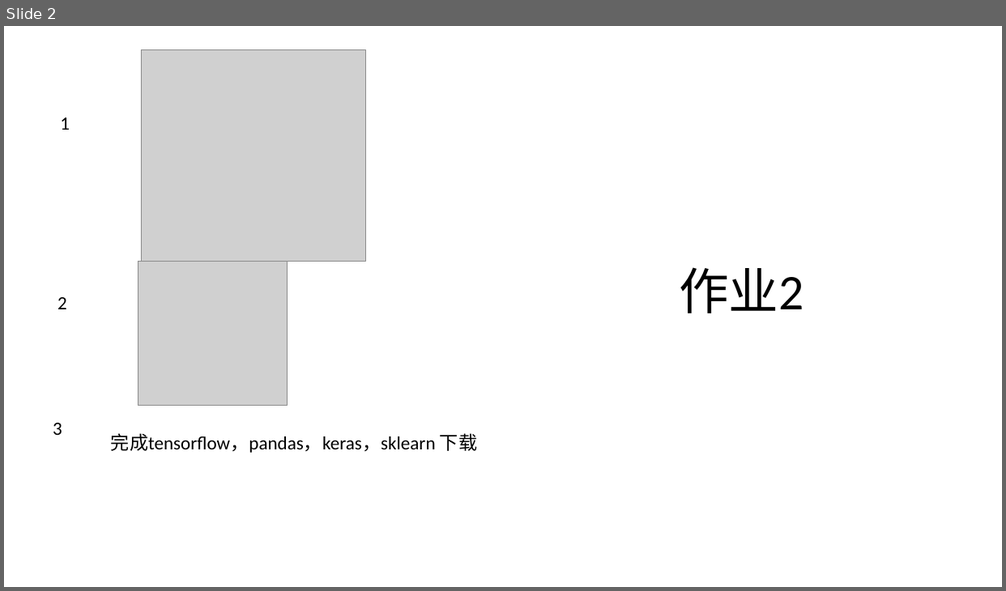
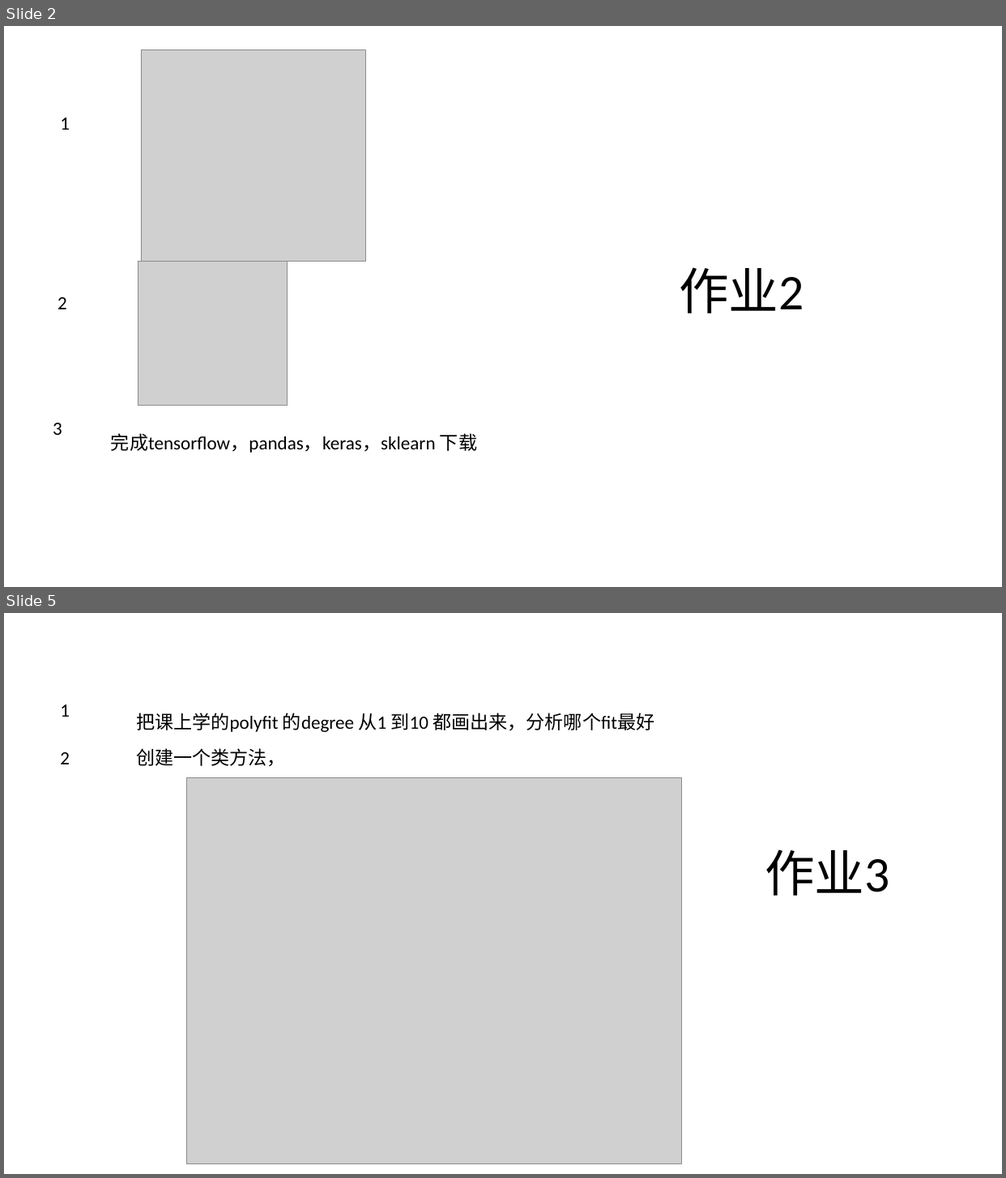
Before and after one commit to erdeq-upenn/stock, a slide deck: wk3/WK3.pptx. Shown one above the other, each under a label of ours: slide 2 before the commit, slides 2 and 5 after it; the slides between them are not shown. The pictures are 1006x591 and 1006x1178 pixels, drawn with LibreOffice and Linux fonts; fonts in the diff are those of the drawing; grey boxes stand for pictures. Boxes give left, top, right and bottom in pixels: in the first picture for what was removed or moved away, otherwise in the second. Text is boxed around its words. In the diff, an @@ line names an element or a change of style, - is before the commit and + after.

```diff
--- a/wk3/WK3.pptx
+++ b/wk3/WK3.pptx
@@ slide 5 added at bbox=[4, 613, 1002, 1174], background #FFFFFF @@
@@ text added at bbox=[60, 705, 70, 717], 18 pt, text #000000 @@
+1
@@ text added at bbox=[136, 713, 654, 732], 18 pt, text #000000 @@
+把课上学的polyfit 的degree 从1 到10 都画出来，分析哪个fit最好
@@ text added at bbox=[60, 752, 70, 764], 18 pt, text #000000 @@
+2
@@ text added at bbox=[136, 748, 286, 767], 18 pt, text #000000 @@
+创建一个类方法，
@@ picture added at bbox=[187, 777, 681, 1165] @@
@@ text added at bbox=[765, 850, 889, 896], 48 pt, text #000000 @@
+作业3
```
Also in this commit, not shown: 2 other slides added, 6 slides removed, 16 other files.
